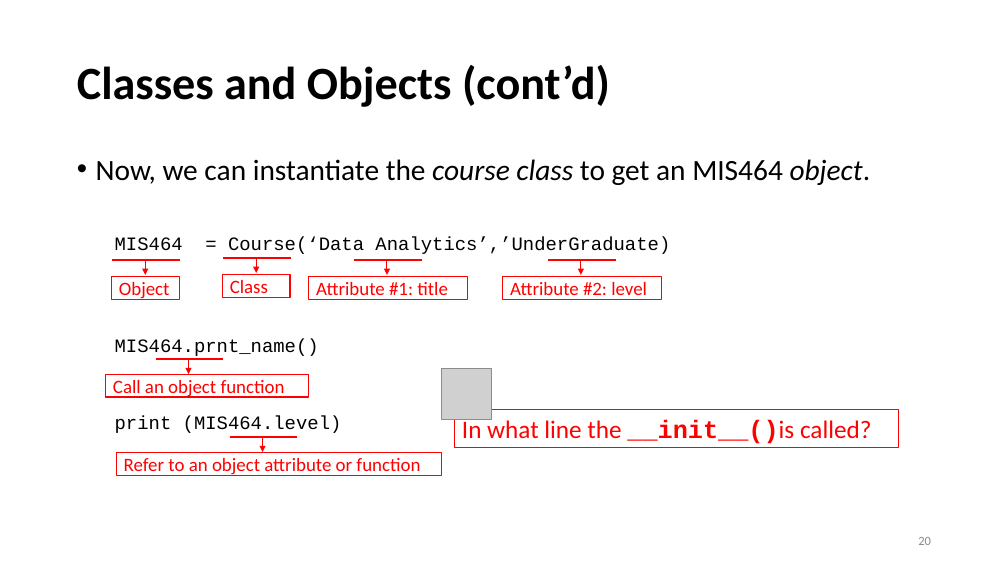
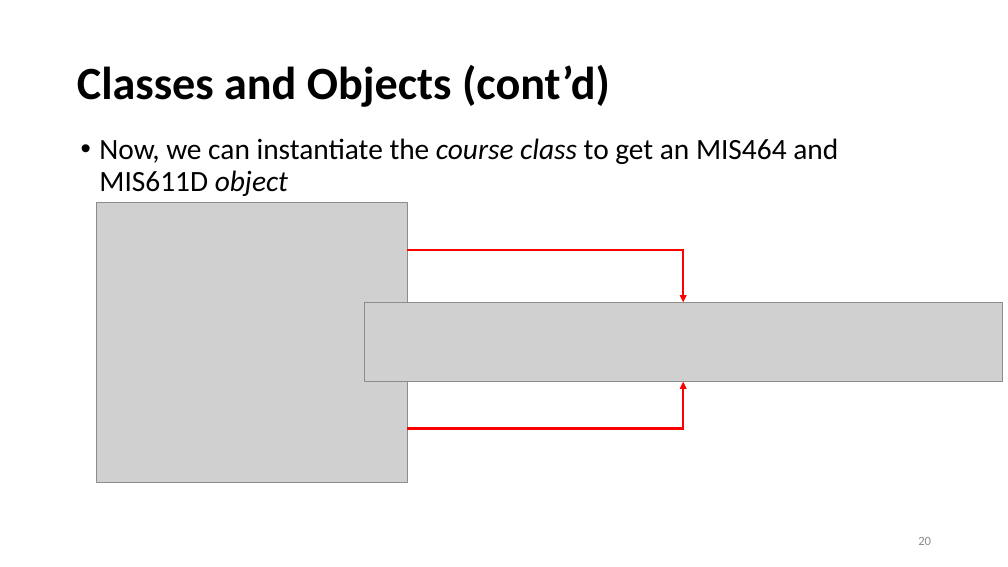
Before and after one commit to ailab-ua/courses, a slide deck: slide 20 of resources/PythonReview_1.pptx. Drawn at 1008x567 pixels with LibreOffice and Linux fonts; fonts in the diff are those of the drawing; grey boxes stand for pictures. Boxes give left, top, right and bottom in pixels: in the first picture for what was removed or moved away, otherwise in the second. Text is boxed around its words. In the diff, an @@ line names an element or a change of style, - is before the commit and + after.

```diff
--- a/resources/PythonReview_1.pptx
+++ b/resources/PythonReview_1.pptx
@@ text at (99, 138, 838, 196): text changed; size 18 to 28 pt; font Courier New to Calibri @@
-• Now, we can instantiate the course class to get an MIS464 object.
-  MIS464 = Course(‘Data Analytics’,’UnderGraduate)
-  MIS464.prnt_name()
-  print (MIS464.level)
+• Now, we can instantiate the course class to get an MIS464 and MIS611D object
@@ picture added at (97, 203, 408, 482) @@
@@ line removed from (113, 259) to (180, 259) @@
@@ arrow removed from (145, 259) to (145, 275) @@
@@ line removed from (223, 258) to (291, 258) @@
@@ arrow removed from (256, 257) to (256, 273) @@
@@ line removed from (354, 259) to (422, 259) @@
@@ arrow removed from (387, 259) to (387, 275) @@
@@ elbow arrow added from (408, 250) to (684, 302), #FF0000 2.25 pt @@
@@ line removed from (548, 259) to (616, 259) @@
@@ arrow removed from (581, 259) to (581, 275) @@
@@ rectangle removed at (111, 277, 178, 299) @@
-Object
@@ rectangle removed at (222, 275, 290, 298) @@
-Class
@@ rectangle removed at (309, 277, 467, 299) @@
-Attribute #1: title
@@ rectangle removed at (503, 277, 662, 299) @@
-Attribute #2: level
@@ picture added at (364, 302, 1003, 382) @@
@@ line removed from (156, 359) to (223, 359) @@
@@ arrow removed from (188, 358) to (188, 374) @@
@@ rectangle removed at (106, 374, 309, 397) @@
-Call an object function
@@ elbow arrow added from (408, 429) to (684, 382), #FF0000 2.25 pt @@
@@ picture removed at (442, 368, 492, 419) @@
@@ rectangle removed at (454, 410, 898, 448) @@
-In what line the __init__()is called?
@@ line removed from (230, 437) to (297, 437) @@
@@ arrow removed from (262, 436) to (262, 452) @@
@@ rectangle removed at (116, 452, 442, 475) @@
-Refer to an object attribute or function
```
Also in this commit, not shown: 21 other slides changed, 1 slide added, 3 slides removed.
